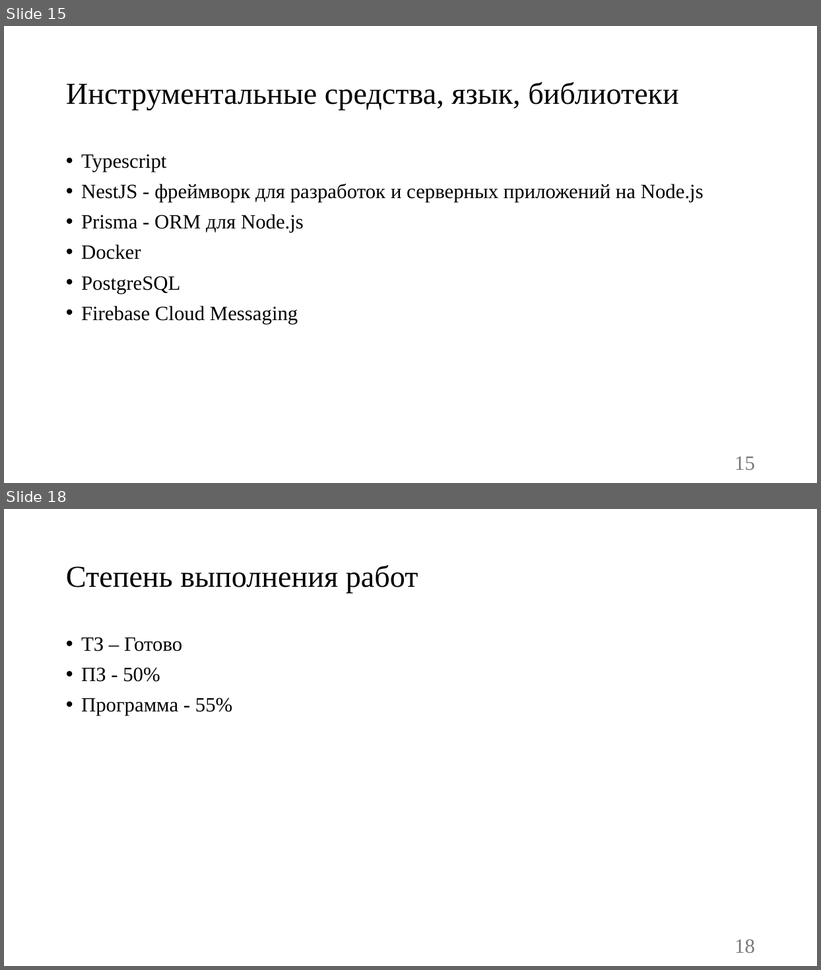
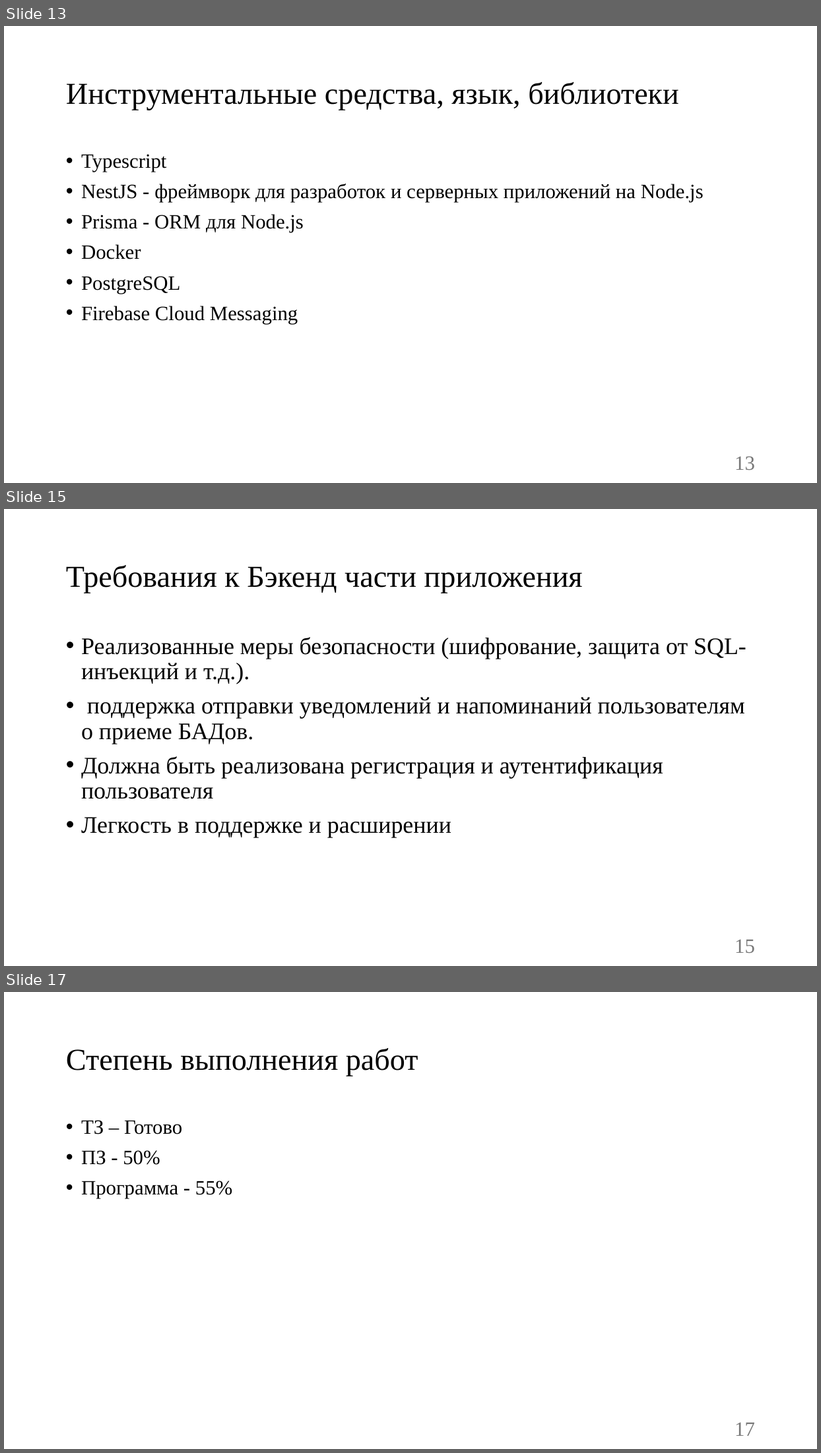
Before and after one commit to vadimgilka/SportApp, a slide deck: Documentation/Documentation Backend/Презентация-Чупинин-Антон-Павлович.pptx. Shown one above the other, each under a label of ours: slides 15 and 18 before the commit, slides 13, 15 and 17 after it; the slides between them are not shown. The pictures are 821x970 and 821x1453 pixels, drawn with LibreOffice and Linux fonts; fonts in the diff are those of the drawing. Boxes give left, top, right and bottom in pixels: in the first picture for what was removed or moved away, otherwise in the second. Text is boxed around its words. In the diff, an @@ line names an element or a change of style, - is before the commit and + after.

```diff
--- a/Documentation/Documentation Backend/Презентация-Чупинин-Антон-Павлович.pptx
+++ b/Documentation/Documentation Backend/Презентация-Чупинин-Антон-Павлович.pptx
@@ slide 15 added at (4, 509, 817, 966), background #FFFFFF @@
@@ title added at (66, 565, 583, 593), 36 pt, text #000000 @@
+Требования к Бэкенд части приложения
@@ text added at (81, 637, 746, 838), 28 pt, text #000000 @@
+• Реализованные меры безопасности (шифрование, защита от SQL-инъекций и т.д.).
+• поддержка отправки уведомлений и напоминаний пользователям о приеме БАДов.
+• Должна быть реализована регистрация и аутентификация пользователя
+• Легкость в поддержке и расширении
@@ page number added at (735, 940, 755, 953), 24 pt, text #797979 @@
+15
@@ what was slide 15 is now slide 13 @@
@@ page number at (735, 456, 755, 470): text changed @@
-15
+13
@@ what was slide 18 is now slide 17 @@
@@ page number at (735, 1423, 755, 1436): text changed @@
-18
+17
```
Also in this commit, not shown: 6 slides changed, 1 other slide added, 3 slides removed.
